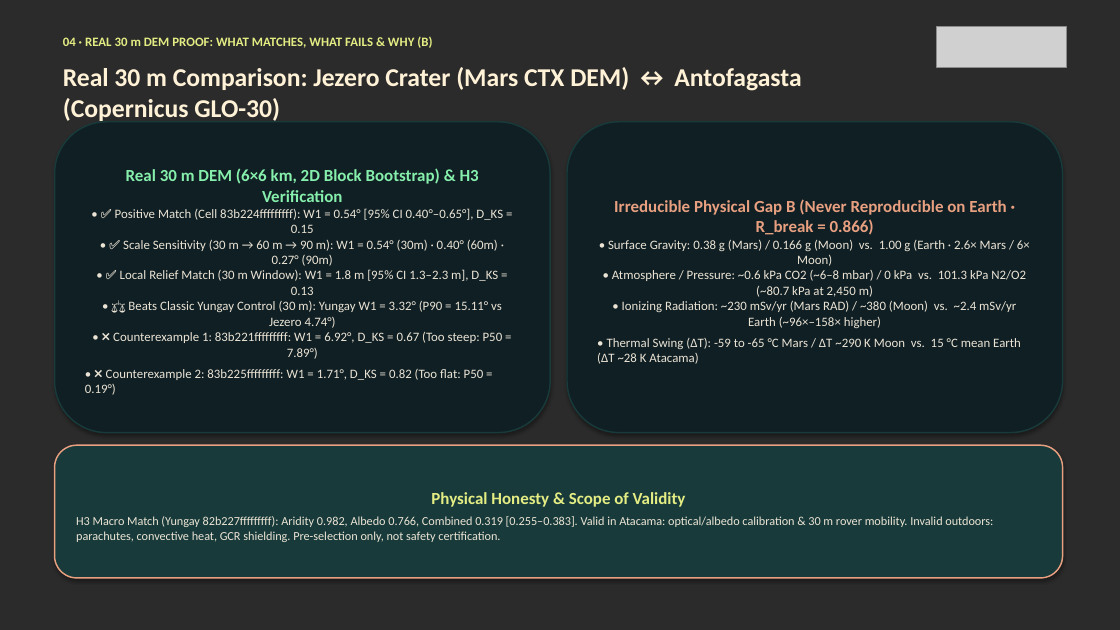
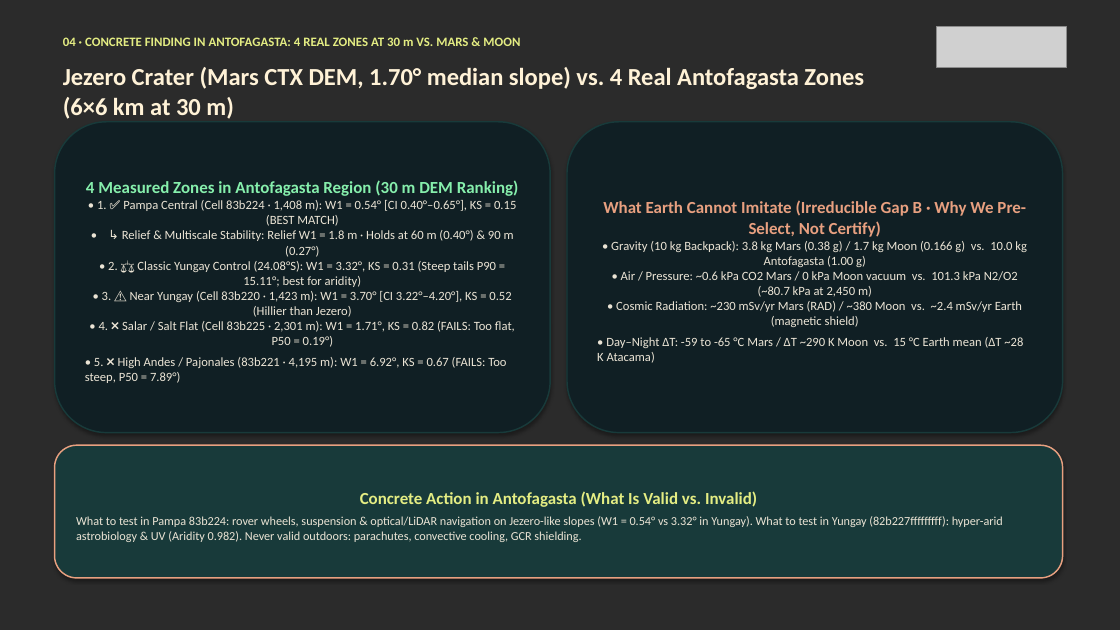
Before and after one commit to AnGeMoNs/Ckepi, a slide deck: slide 5 of docs/nehe/ckepi-pitch-en.pptx. Drawn at 1120x630 pixels with LibreOffice and Linux fonts; fonts in the diff are those of the drawing; grey boxes stand for pictures; background and template pictures are left out; a plain dark background stands for a picture behind light text. Boxes give left, top, right and bottom in pixels: in the first picture for what was removed or moved away, otherwise in the second. Text is boxed around its words. In the diff, an @@ line names an element or a change of style, - is before the commit and + after.

Commit message:
docs(nehe): enfocar pitch y PPTX/PDF (EN/ES) tras feedback de mentores en las 4 zonas de Antofagasta y modos Explorar/Ciencia

```diff
--- a/docs/nehe/ckepi-pitch-en.pptx
+++ b/docs/nehe/ckepi-pitch-en.pptx
@@ text at [63, 37, 520, 46]: text changed @@
-04 · REAL 30 m DEM PROOF: WHAT MATCHES, WHAT FAILS & WHY (B)
+04 · CONCRETE FINDING IN ANTOFAGASTA: 4 REAL ZONES AT 30 m VS. MARS & MOON
@@ text at [63, 67, 864, 119]: text changed; size 22 to 21 pt @@
-Real 30 m Comparison: Jezero Crater (Mars CTX DEM) ↔ Antofagasta (Copernicus GLO-30)
+Jezero Crater (Mars CTX DEM, 1.70° median slope) vs. 4 Real Antofagasta Zones (6×6 km at 30 m)
@@ text in rounded rectangle at [85, 180, 519, 383]: text changed; size 11 to 10.8 pt @@
-Real 30 m DEM (6×6 km, 2D Block Bootstrap) & H3 Verification
-• ✅ Positive Match (Cell 83b224fffffffff): W1 = 0.54° [95% CI 0.40°–0.65°], D_KS = 0.15
-• ✅ Scale Sensitivity (30 m → 60 m → 90 m): W1 = 0.54° (30m) · 0.40° (60m) · 0.27° (90m)
-• ✅ Local Relief Match (30 m Window): W1 = 1.8 m [95% CI 1.3–2.3 m], D_KS = 0.13
-• ⚖️ Beats Classic Yungay Control (30 m): Yungay W1 = 3.32° (P90 = 15.11° vs Jezero 4.74°)
-• ❌ Counterexample 1: 83b221fffffffff: W1 = 6.92°, D_KS = 0.67 (Too steep: P50 = 7.89°)
-• ❌ Counterexample 2: 83b225fffffffff: W1 = 1.71°, D_KS = 0.82 (Too flat: P50 = 0.19°)
+4 Measured Zones in Antofagasta Region (30 m DEM Ranking)
+• 1. ✅ Pampa Central (Cell 83b224 · 1,408 m): W1 = 0.54° [CI 0.40°–0.65°], KS = 0.15 (BEST MATCH)
+• ↳ Relief & Multiscale Stability: Relief W1 = 1.8 m · Holds at 60 m (0.40°) & 90 m (0.27°)
+• 2. ⚖️ Classic Yungay Control (24.08°S): W1 = 3.32°, KS = 0.31 (Steep tails P90 = 15.11°; best for aridity)
+• 3. ⚠️ Near Yungay (Cell 83b220 · 1,423 m): W1 = 3.70° [CI 3.22°–4.20°], KS = 0.52 (Hillier than Jezero)
+• 4. ❌ Salar / Salt Flat (Cell 83b225 · 2,301 m): W1 = 1.71°, KS = 0.82 (FAILS: Too flat, P50 = 0.19°)
+• 5. ❌ High Andes / Pajonales (83b221 · 4,195 m): W1 = 6.92°, KS = 0.67 (FAILS: Too steep, P50 = 7.89°)
@@ text in rounded rectangle at [597, 200, 1027, 363]: text changed; size 11 to 10.8 pt @@
-Irreducible Physical Gap B (Never Reproducible on Earth · R_break = 0.866)
-• Surface Gravity: 0.38 g (Mars) / 0.166 g (Moon) vs. 1.00 g (Earth · 2.6× Mars / 6× Moon)
-• Atmosphere / Pressure: ~0.6 kPa CO2 (~6–8 mbar) / 0 kPa vs. 101.3 kPa N2/O2 (~80.7 kPa at 2,450 m)
-• Ionizing Radiation: ~230 mSv/yr (Mars RAD) / ~380 (Moon) vs. ~2.4 mSv/yr Earth (~96×–158× higher)
-• Thermal Swing (ΔT): -59 to -65 °C Mars / ΔT ~290 K Moon vs. 15 °C mean Earth (ΔT ~28 K Atacama)
+What Earth Cannot Imitate (Irreducible Gap B · Why We Pre-Select, Not Certify)
+• Gravity (10 kg Backpack): 3.8 kg Mars (0.38 g) / 1.7 kg Moon (0.166 g) vs. 10.0 kg Antofagasta (1.00 g)
+• Air / Pressure: ~0.6 kPa CO2 Mars / 0 kPa Moon vacuum vs. 101.3 kPa N2/O2 (~80.7 kPa at 2,450 m)
+• Cosmic Radiation: ~230 mSv/yr Mars (RAD) / ~380 Moon vs. ~2.4 mSv/yr Earth (magnetic shield)
+• Day–Night ΔT: -59 to -65 °C Mars / ΔT ~290 K Moon vs. 15 °C Earth mean (ΔT ~28 K Atacama)
@@ text in rounded rectangle at [76, 491, 1003, 542]: text changed @@
-Physical Honesty & Scope of Validity
-H3 Macro Match (Yungay 82b227fffffffff): Aridity 0.982, Albedo 0.766, Combined 0.319 [0.255–0.383]. Valid in Atacama: optical/albedo calibration & 30 m rover mobility. Invalid outdoors: parachutes, convective heat, GCR shielding. Pre-selection only, not safety certification.
+Concrete Action in Antofagasta (What Is Valid vs. Invalid)
+What to test in Pampa 83b224: rover wheels, suspension & optical/LiDAR navigation on Jezero-like slopes (W1 = 0.54° vs 3.32° in Yungay). What to test in Yungay (82b227fffffffff): hyper-arid astrobiology & UV (Aridity 0.982). Never valid outdoors: parachutes, convective cooling, GCR shielding.
```
Also in this commit, not shown: 6 other slides changed, 9 other files.
